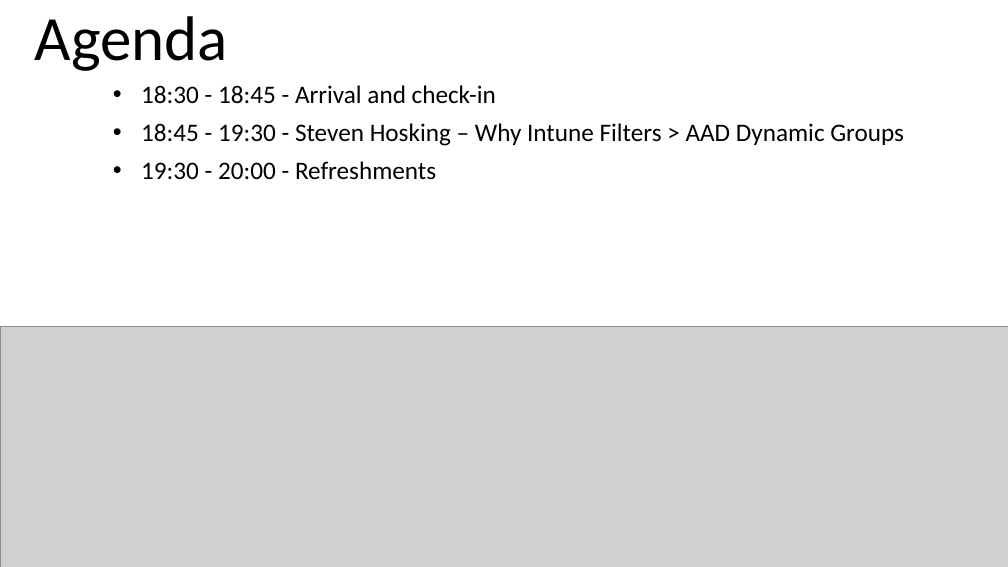
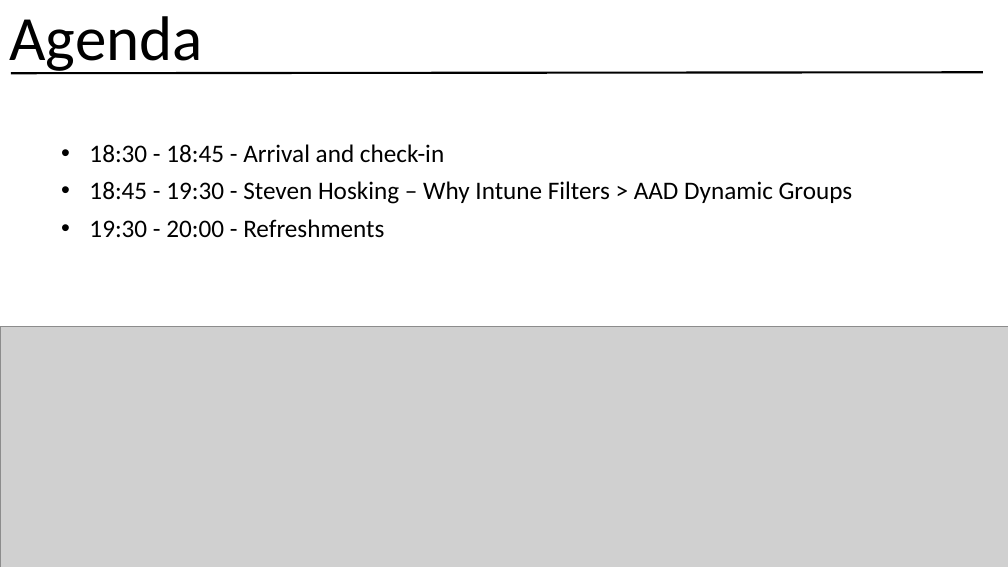
Before and after one commit to smcallister594/memugscotland, a slide deck: slide 3 of MEMUGScotland-Resources/Slides/31st-August-2022.pptx (slide 2 before the commit). Drawn at 1008x567 pixels with LibreOffice and Linux fonts; fonts in the diff are those of the drawing; grey boxes stand for pictures. Boxes give left, top, right and bottom in pixels: in the first picture for what was removed or moved away, otherwise in the second. Text is boxed around its words. In the diff, an @@ line names an element or a change of style, - is before the commit and + after.

```diff
--- a/MEMUGScotland-Resources/Slides/31st-August-2022.pptx
+++ b/MEMUGScotland-Resources/Slides/31st-August-2022.pptx
@@ title "Agenda" rewrapped from [35,16,228,71] to [9,16,202,75] @@
@@ line added from (11, 73) to (983, 73), #000000 2 pt @@
@@ subtitle "18:30 - 18:45 - Arrival ...": place and size @@
-subtitle "18:30 - 18:45 - Arrival ..." at [141,85,904,180]
+subtitle "18:30 - 18:45 - Arrival ..." at [89,144,853,238]
```
Also in this commit, not shown: 3 other slides changed, 3 slides added, 5 other files.
